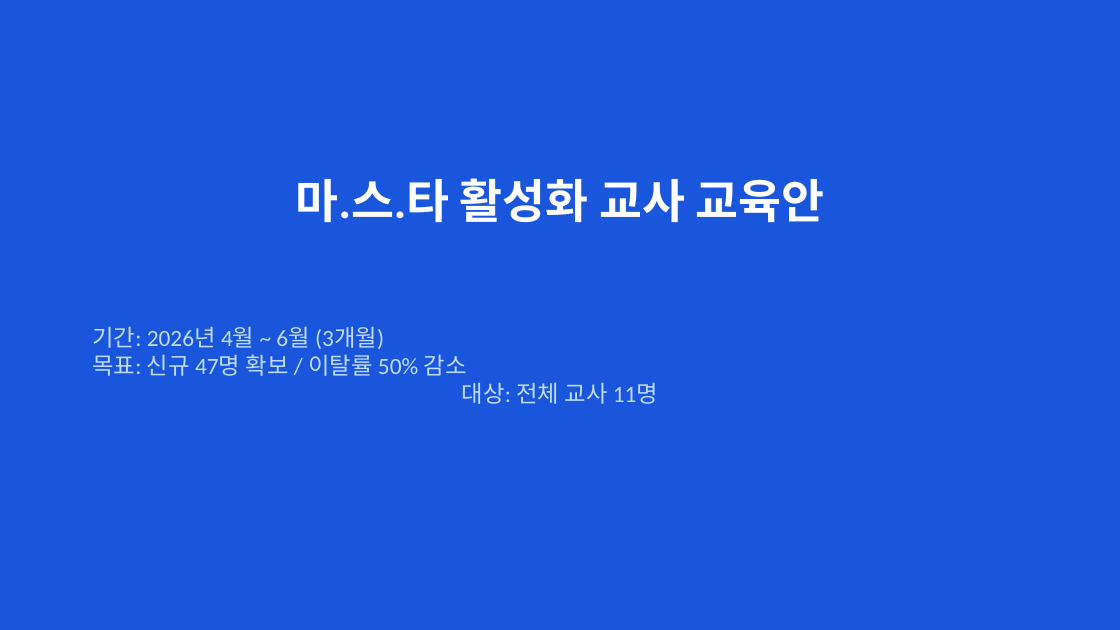
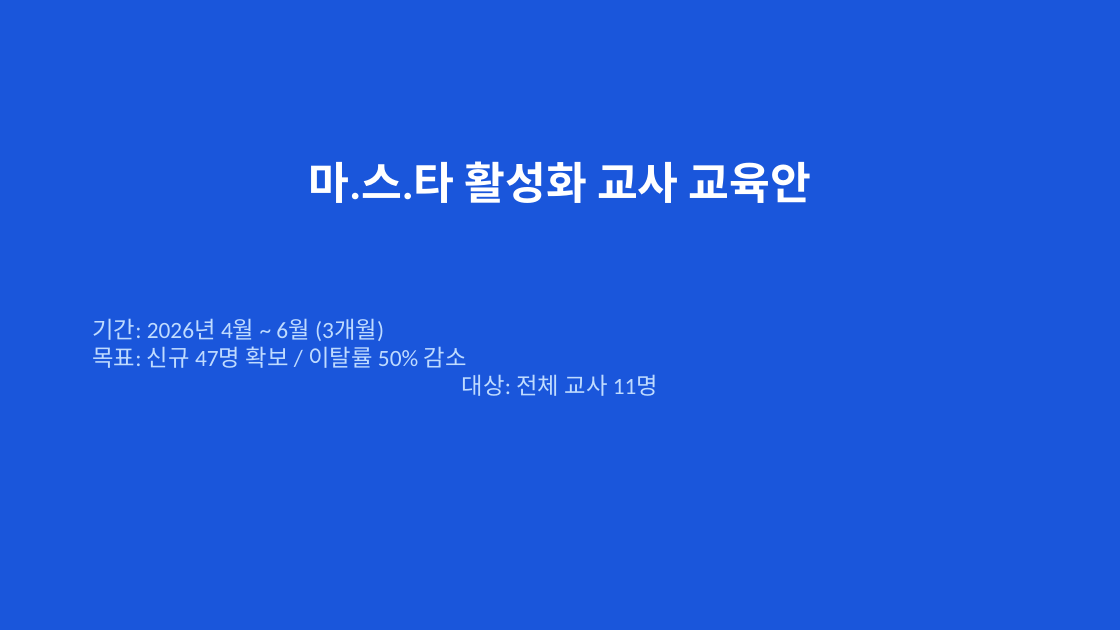
Before and after one commit to kimjungsul/kumon-masta-training, a slide deck: slide 1 of 마스타_교사교육안.pptx. Drawn at 1120x630 pixels with LibreOffice and Linux fonts; fonts in the diff are those of the drawing. Boxes give left, top, right and bottom in pixels: in the first picture for what was removed or moved away, otherwise in the second. Text is boxed around its words. In the diff, an @@ line names an element or a change of style, - is before the commit and + after.

```diff
--- a/마스타_교사교육안.pptx
+++ b/마스타_교사교육안.pptx
@@ text "마.스.타 활성화 교사 교육안": place and size @@
-text "마.스.타 활성화 교사 교육안" at box(296, 178, 825, 222)
+text "마.스.타 활성화 교사 교육안" at box(308, 161, 811, 203)
@@ text "마.스.타 활성화 교사 교육안" at box(308, 161, 811, 203): size 40 to 38 pt @@
@@ text "기간: 2026년 4월 ~ 6월 ...": place and size @@
-text "기간: 2026년 4월 ~ 6월 ..." at box(92, 326, 658, 404)
+text "기간: 2026년 4월 ~ 6월 ..." at box(92, 318, 658, 396)
```
Also in this commit, not shown: 16 other slides changed, 7 slides added, 1 slide removed, 1 other file.
